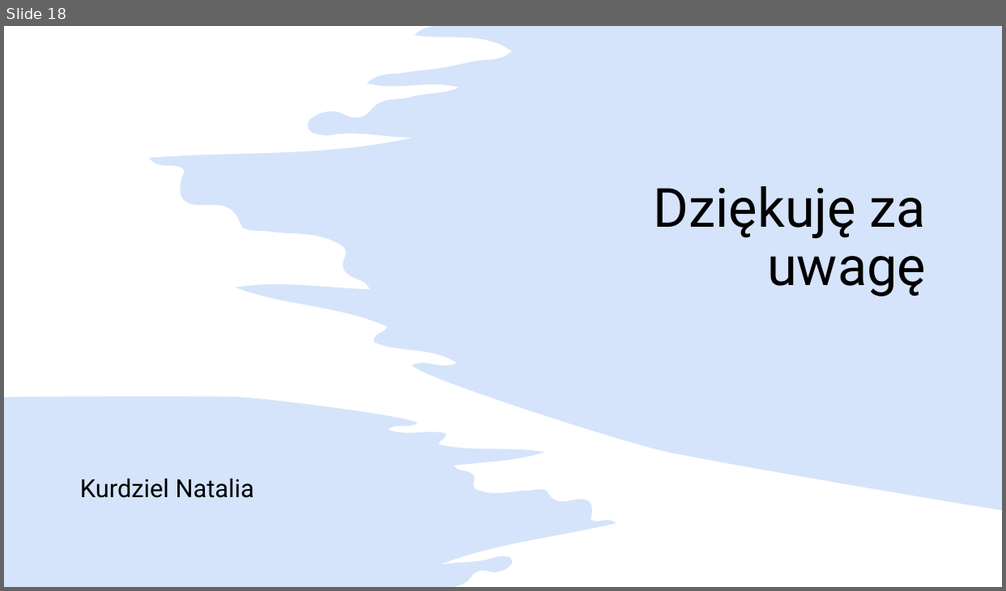
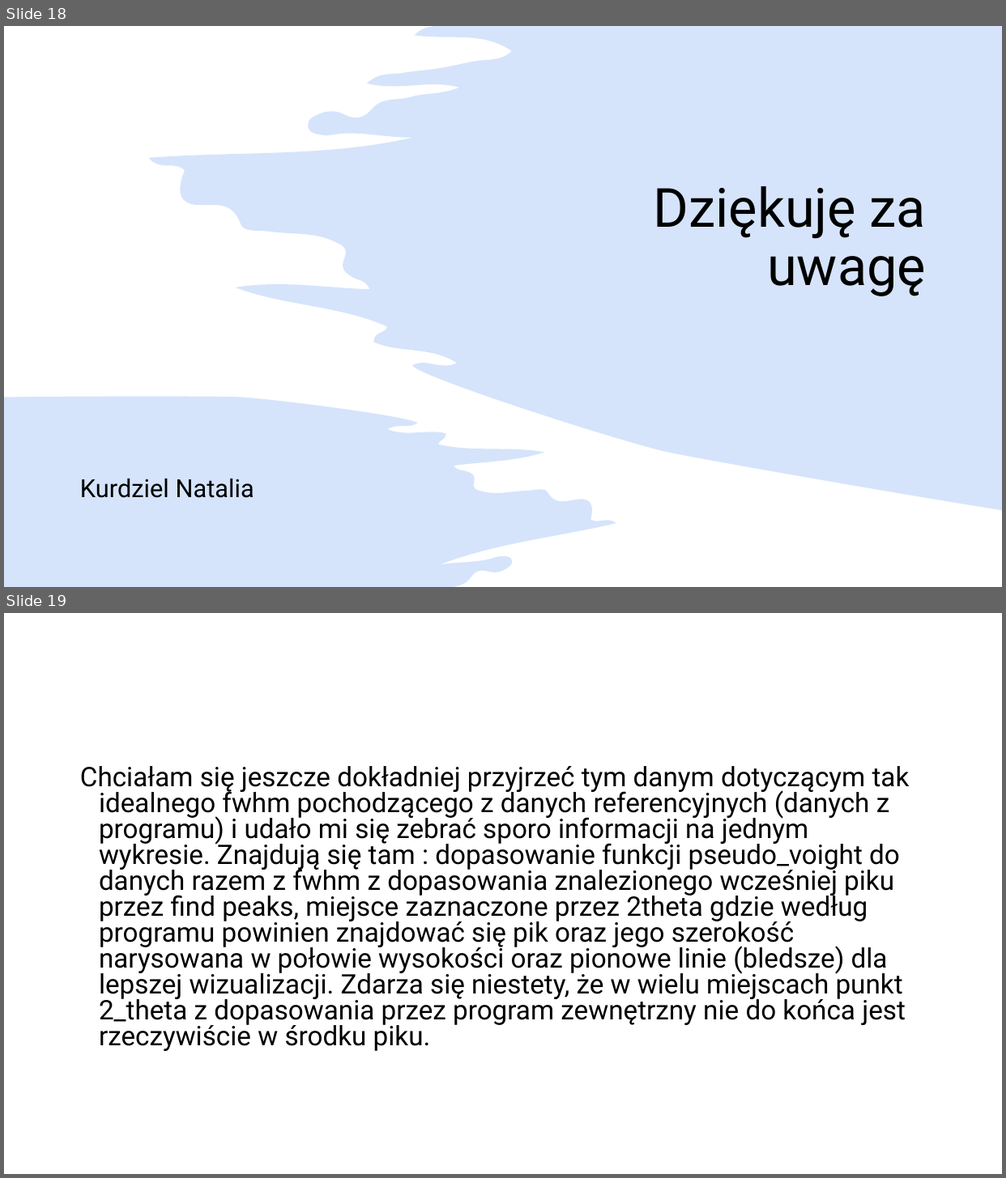
Before and after one commit to natkurdz/XRD-AI, a slide deck: literatura/Rozmiar krystalitu, metoda Williamsona - Halla.pptx. Shown one above the other, each under a label of ours: slide 18 before the commit, slides 18 and 19 after it. The pictures are 1006x591 and 1006x1178 pixels, drawn with LibreOffice and Linux fonts; fonts in the diff are those of the drawing. Boxes give left, top, right and bottom in pixels: in the first picture for what was removed or moved away, otherwise in the second. Text is boxed around its words. In the diff, an @@ line names an element or a change of style, - is before the commit and + after.

```diff
--- a/literatura/Rozmiar krystalitu, metoda Williamsona - Halla.pptx
+++ b/literatura/Rozmiar krystalitu, metoda Williamsona - Halla.pptx
@@ slide 19 added at <box>4,613,1002,1174</box>, background #FFFFFF @@
@@ text added at <box>80,766,910,1051</box>, 25.9 pt, text #000000 @@
+Chciałam się jeszcze dokładniej przyjrzeć tym danym dotyczącym tak idealnego fwhm pochodzącego z danych referencyjnych (danych z programu) i udało mi się zebrać sporo informacji na jednym wykresie. Znajdują się tam : dopasowanie funkcji pseudo_voight do danych razem z fwhm z dopasowania znalezionego wcześniej piku przez find peaks, miejsce zaznaczone przez 2theta gdzie według programu powinien znajdować się pik oraz jego szerokość narysowana w połowie wysokości oraz pionowe linie (bledsze) dla lepszej wizualizacji. Zdarza się niestety, że w wielu miejscach punkt 2_theta z dopasowania przez program zewnętrzny nie do końca jest rzeczywiście w środku piku.
```
Also in this commit, not shown: 3 other slides added, 16 other files.
